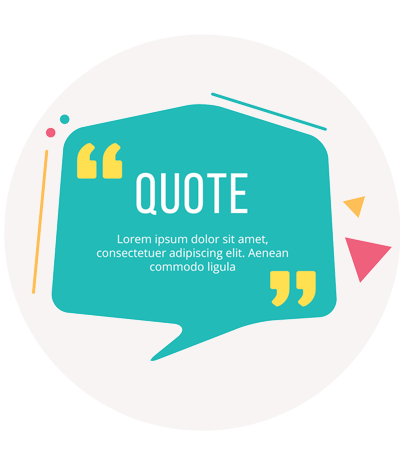
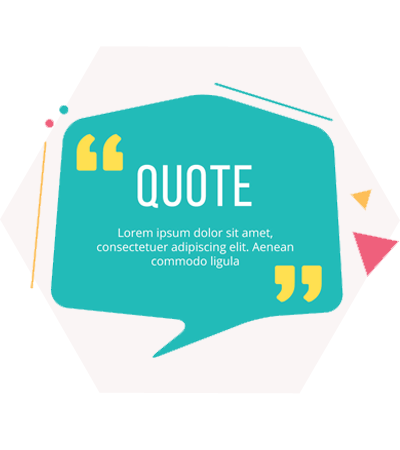
The second 400 x 450 image is a revision of the first. Changes to its layers:
painted on "Layer 1" over [30, 82, 400, 361]
renamed "Shape 1" to "Shape 3", painted on it over [0, 34, 400, 431]
